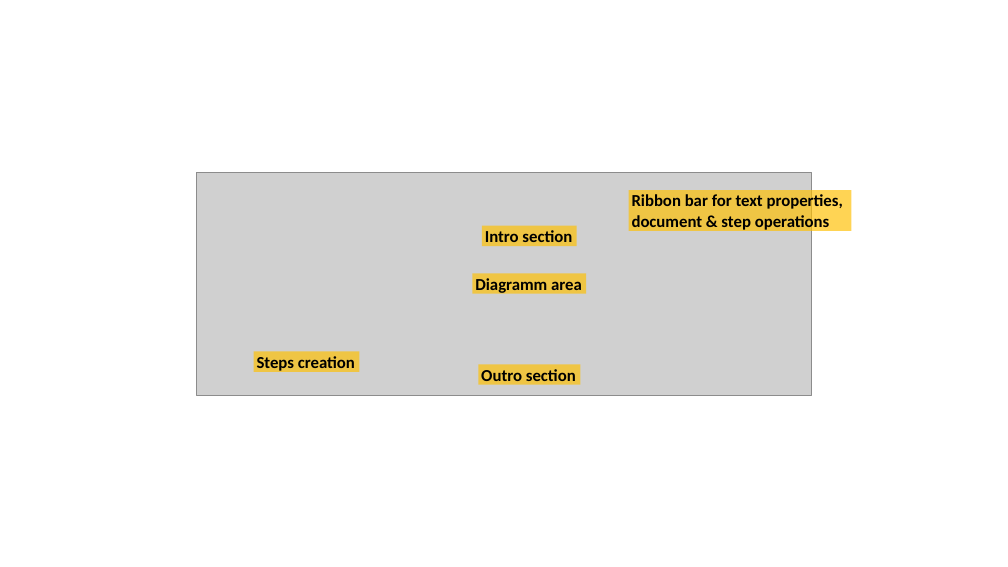
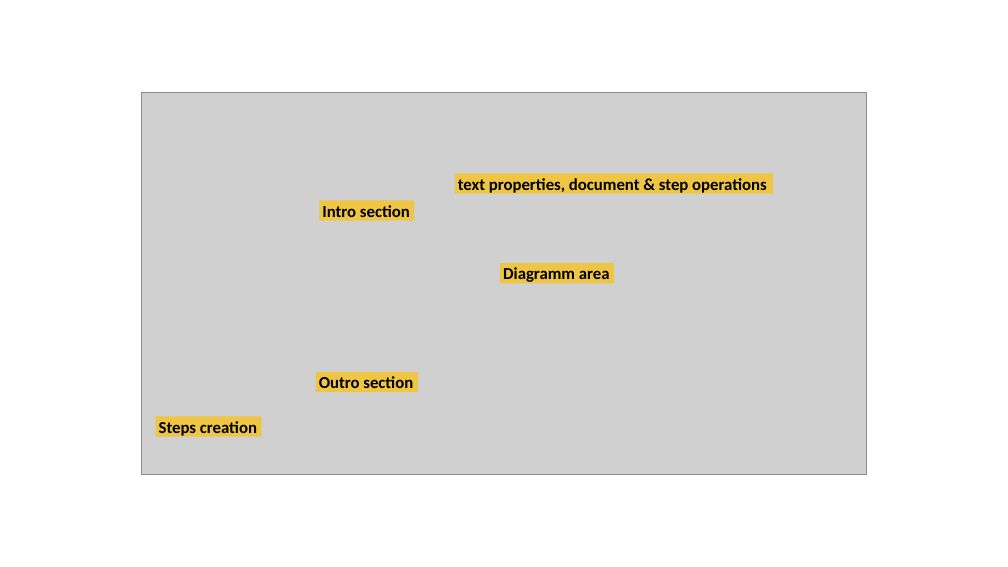
Before and after one commit to j-specman/specman, a slide deck: slide 18 of specifications/specman-layouts.pptx. Drawn at 1008x567 pixels with LibreOffice and Linux fonts; fonts in the diff are those of the drawing; grey boxes stand for pictures. Boxes give left, top, right and bottom in pixels: in the first picture for what was removed or moved away, otherwise in the second. Text is boxed around its words. In the diff, an @@ line names an element or a change of style, - is before the commit and + after.

```diff
--- a/specifications/specman-layouts.pptx
+++ b/specifications/specman-layouts.pptx
@@ picture added at <box>142,92,867,474</box> @@
@@ picture removed at <box>197,172,812,395</box> @@
@@ rectangle "text properties, document & step ...": place and size @@
-rectangle "text properties, document & step ..." at <box>628,191,851,231</box>
+rectangle "text properties, document & step ..." at <box>455,173,774,194</box>
@@ text in rectangle at <box>458,178,767,194</box>: text changed @@
-Ribbon bar for text properties,
-document & step operations
+text properties, document & step operations
@@ rectangle "Intro section": place and size @@
-rectangle "Intro section" at <box>482,226,576,247</box>
+rectangle "Intro section" at <box>320,200,414,221</box>
@@ rectangle "Diagramm area": place and size @@
-rectangle "Diagramm area" at <box>473,274,587,294</box>
+rectangle "Diagramm area" at <box>501,263,615,284</box>
@@ rectangle "Outro section": place and size @@
-rectangle "Outro section" at <box>479,364,581,385</box>
+rectangle "Outro section" at <box>316,372,418,392</box>
@@ rectangle "Steps creation": place and size @@
-rectangle "Steps creation" at <box>253,352,359,372</box>
+rectangle "Steps creation" at <box>156,417,262,437</box>
```
Also in this commit, not shown: 3 other files.
